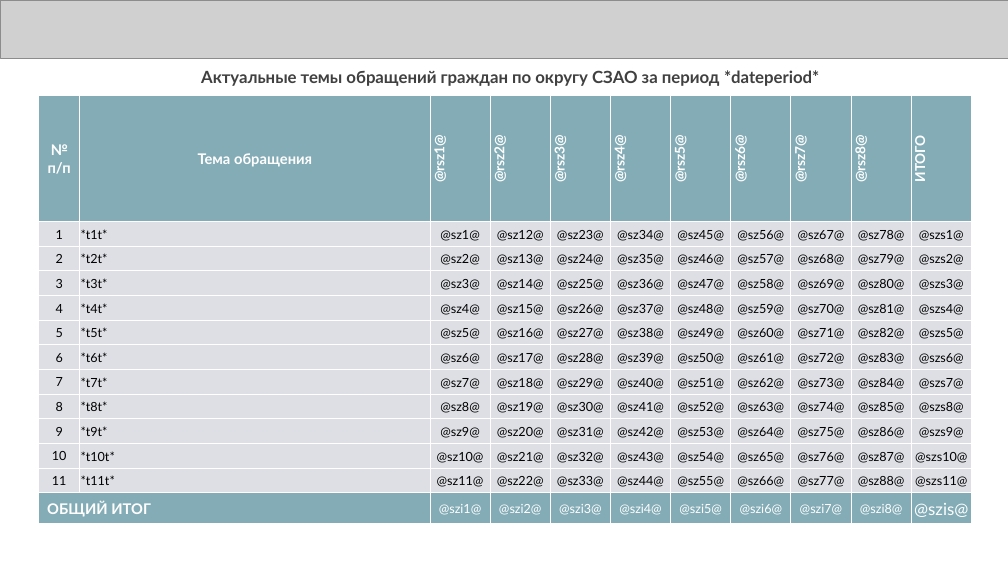
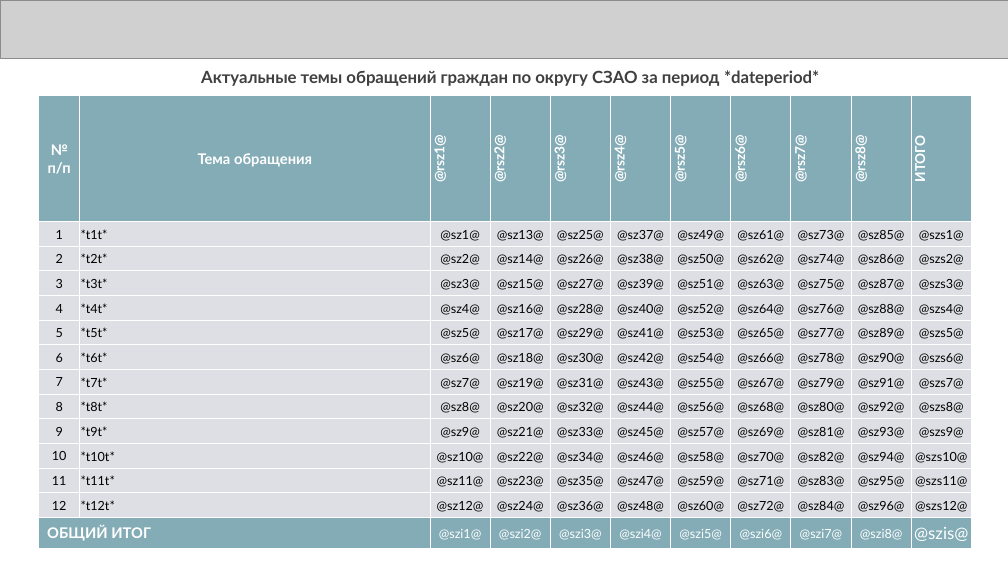
Before and after one commit to lulislaw/og_report, a slide deck: slide 10 of makets/presentation/svod_presentation.pptx. Drawn at 1008x567 pixels with LibreOffice and Linux fonts; fonts in the diff are those of the drawing; grey boxes stand for pictures. Boxes give left, top, right and bottom in pixels: in the first picture for what was removed or moved away, otherwise in the second. Text is boxed around its words. In the diff, an @@ line names an element or a change of style, - is before the commit and + after.

```diff
--- a/makets/presentation/svod_presentation.pptx
+++ b/makets/presentation/svod_presentation.pptx
@@ table at <box>39,96,975,549</box> @@
-row 2: 1 | *t1t* | @sz1@ | @sz12@ | @sz23@ | @sz34@ | @sz45@ | @sz56@ | @sz67@ | @sz78@ | @szs1@
-row 3: 2 | *t2t* | @sz2@ | @sz13@ | @sz24@ | @sz35@ | @sz46@ | @sz57@ | @sz68@ | @sz79@ | @szs2@
-row 4: 3 | *t3t* | @sz3@ | @sz14@ | @sz25@ | @sz36@ | @sz47@ | @sz58@ | @sz69@ | @sz80@ | @szs3@
-row 5: 4 | *t4t* | @sz4@ | @sz15@ | @sz26@ | @sz37@ | @sz48@ | @sz59@ | @sz70@ | @sz81@ | @szs4@
-row 6: 5 | *t5t* | @sz5@ | @sz16@ | @sz27@ | @sz38@ | @sz49@ | @sz60@ | @sz71@ | @sz82@ | @szs5@
-row 7: 6 | *t6t* | @sz6@ | @sz17@ | @sz28@ | @sz39@ | @sz50@ | @sz61@ | @sz72@ | @sz83@ | @szs6@
-row 8: 7 | *t7t* | @sz7@ | @sz18@ | @sz29@ | @sz40@ | @sz51@ | @sz62@ | @sz73@ | @sz84@ | @szs7@
-row 9: 8 | *t8t* | @sz8@ | @sz19@ | @sz30@ | @sz41@ | @sz52@ | @sz63@ | @sz74@ | @sz85@ | @szs8@
-row 10: 9 | *t9t* | @sz9@ | @sz20@ | @sz31@ | @sz42@ | @sz53@ | @sz64@ | @sz75@ | @sz86@ | @szs9@
-row 11: 10 | *t10t* | @sz10@ | @sz21@ | @sz32@ | @sz43@ | @sz54@ | @sz65@ | @sz76@ | @sz87@ | @szs10@
-row 12: 11 | *t11t* | @sz11@ | @sz22@ | @sz33@ | @sz44@ | @sz55@ | @sz66@ | @sz77@ | @sz88@ | @szs11@
+row 2: 1 | *t1t* | @sz1@ | @sz13@ | @sz25@ | @sz37@ | @sz49@ | @sz61@ | @sz73@ | @sz85@ | @szs1@
+row 3: 2 | *t2t* | @sz2@ | @sz14@ | @sz26@ | @sz38@ | @sz50@ | @sz62@ | @sz74@ | @sz86@ | @szs2@
+row 4: 3 | *t3t* | @sz3@ | @sz15@ | @sz27@ | @sz39@ | @sz51@ | @sz63@ | @sz75@ | @sz87@ | @szs3@
+row 5: 4 | *t4t* | @sz4@ | @sz16@ | @sz28@ | @sz40@ | @sz52@ | @sz64@ | @sz76@ | @sz88@ | @szs4@
+row 6: 5 | *t5t* | @sz5@ | @sz17@ | @sz29@ | @sz41@ | @sz53@ | @sz65@ | @sz77@ | @sz89@ | @szs5@
+row 7: 6 | *t6t* | @sz6@ | @sz18@ | @sz30@ | @sz42@ | @sz54@ | @sz66@ | @sz78@ | @sz90@ | @szs6@
+row 8: 7 | *t7t* | @sz7@ | @sz19@ | @sz31@ | @sz43@ | @sz55@ | @sz67@ | @sz79@ | @sz91@ | @szs7@
+row 9: 8 | *t8t* | @sz8@ | @sz20@ | @sz32@ | @sz44@ | @sz56@ | @sz68@ | @sz80@ | @sz92@ | @szs8@
+row 10: 9 | *t9t* | @sz9@ | @sz21@ | @sz33@ | @sz45@ | @sz57@ | @sz69@ | @sz81@ | @sz93@ | @szs9@
+row 11: 10 | *t10t* | @sz10@ | @sz22@ | @sz34@ | @sz46@ | @sz58@ | @sz70@ | @sz82@ | @sz94@ | @szs10@
+row 12: 11 | *t11t* | @sz11@ | @sz23@ | @sz35@ | @sz47@ | @sz59@ | @sz71@ | @sz83@ | @sz95@ | @szs11@
+row 13: 12 | *t12t* | @sz12@ | @sz24@ | @sz36@ | @sz48@ | @sz60@ | @sz72@ | @sz84@ | @sz96@ | @szs12@
```
Also in this commit, not shown: 22 other slides changed, 10 other files.
